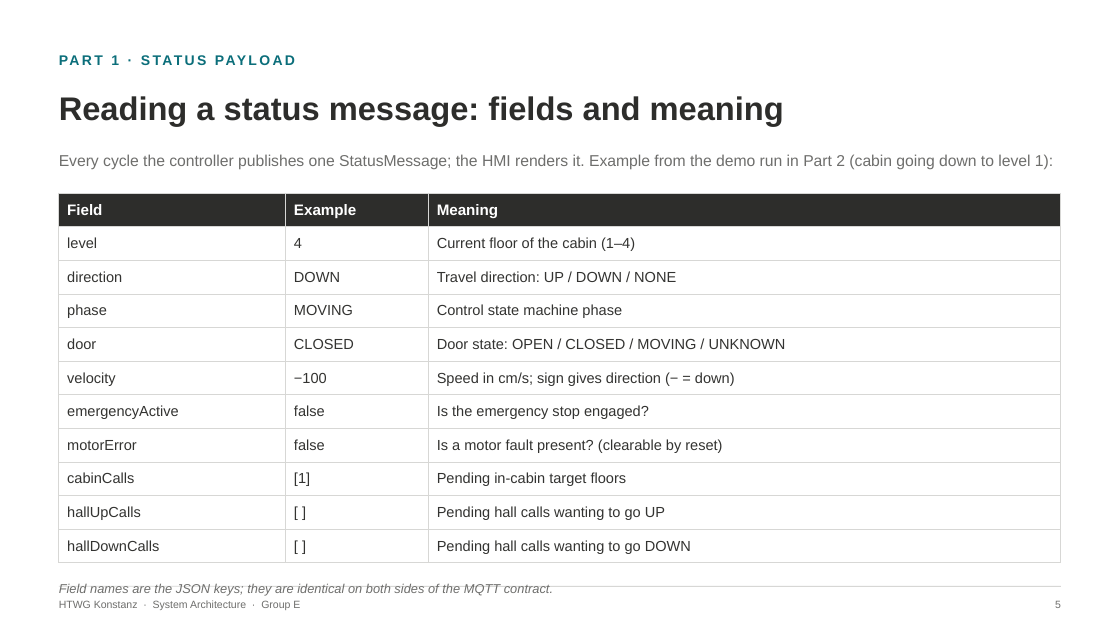
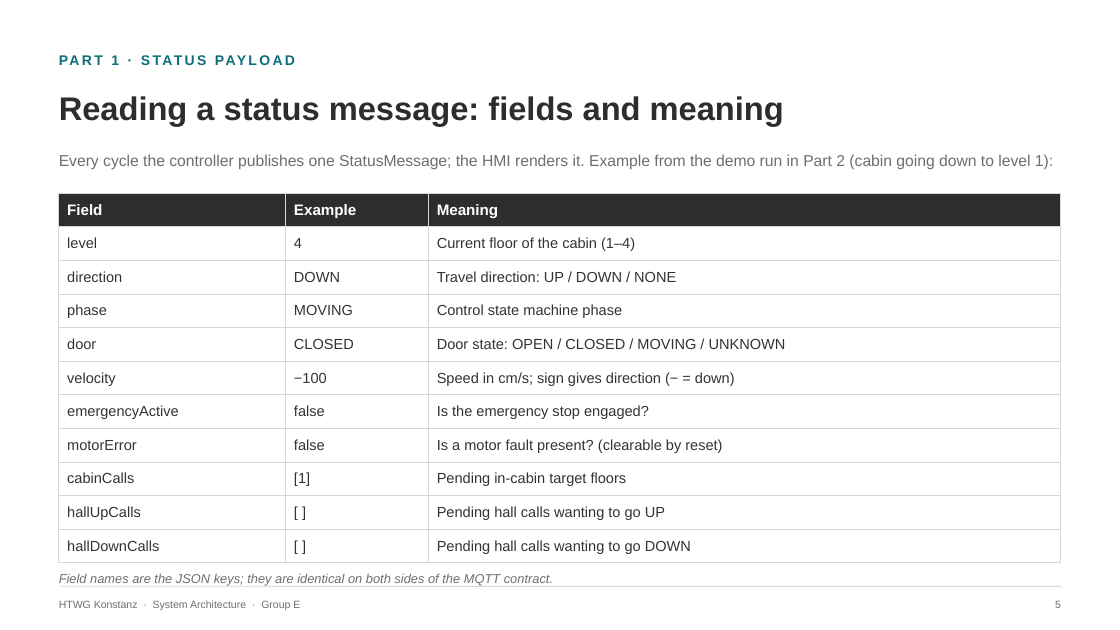
Before and after one commit to LukasRank/SysArch_FinalProjekt, a slide deck: slide 7 of Elevator_Control_Presentation_v4.pptx. Drawn at 1120x630 pixels with LibreOffice and Linux fonts; fonts in the diff are those of the drawing. Boxes give left, top, right and bottom in pixels: in the first picture for what was removed or moved away, otherwise in the second. Text is boxed around its words. In the diff, an @@ line names an element or a change of style, - is before the commit and + after.

```diff
--- a/Elevator_Control_Presentation_v4.pptx
+++ b/Elevator_Control_Presentation_v4.pptx
@@ text "Field names are the JSON ..." moved from (x1=59, y1=584, x2=553, y2=595) to (x1=59, y1=574, x2=553, y2=586) @@
```
Also in this commit, not shown: 2 other slides changed.
